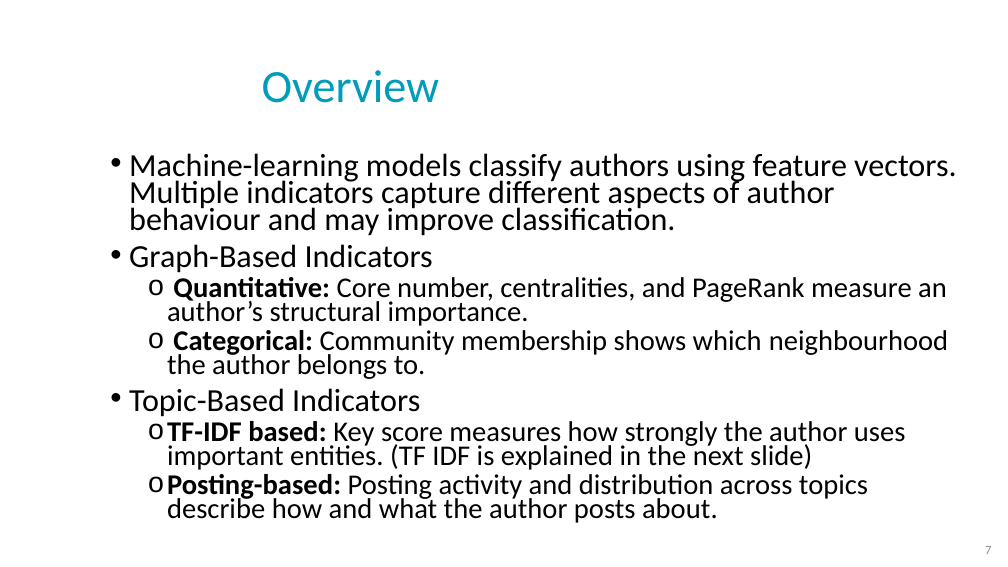
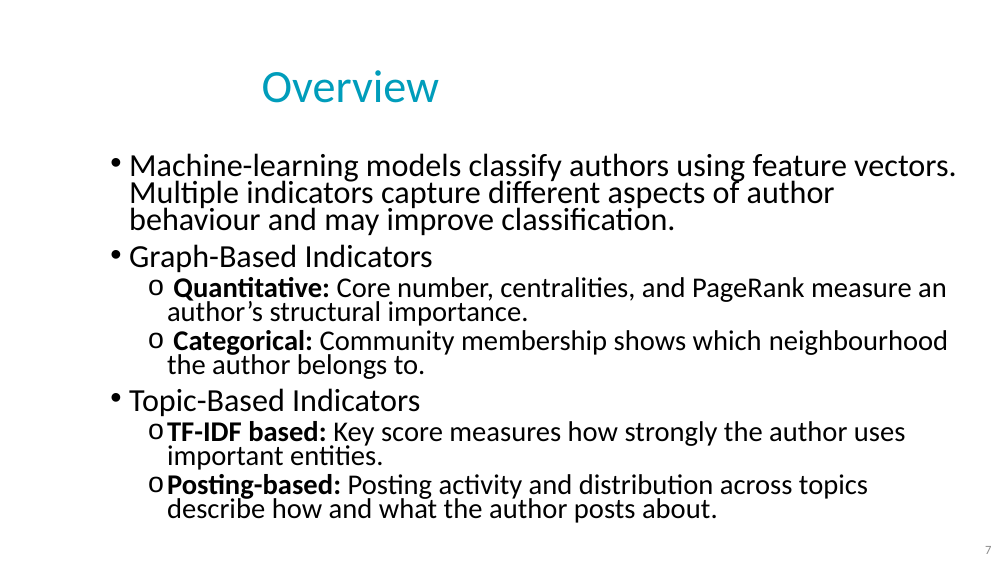
Before and after one commit to NoaTal1996/Backbone-Graph, a slide deck: slide 7 of docs/meeting/2026_09_23.pptx. Drawn at 1008x567 pixels with LibreOffice and Linux fonts; fonts in the diff are those of the drawing; background and template pictures are left out. Boxes give left, top, right and bottom in pixels: in the first picture for what was removed or moved away, otherwise in the second. Text is boxed around its words. In the diff, an @@ line names an element or a change of style, - is before the commit and + after.

```diff
--- a/docs/meeting/2026_09_23.pptx
+++ b/docs/meeting/2026_09_23.pptx
@@ text at (x1=167, y1=421, x2=906, y2=470): text changed @@
-  o TF-IDF based: Key score measures how strongly the author uses important entities. (TF IDF is explained in the next slide)
+  o TF-IDF based: Key score measures how strongly the author uses important entities.
```
Also in this commit, not shown: 9 other slides changed.
